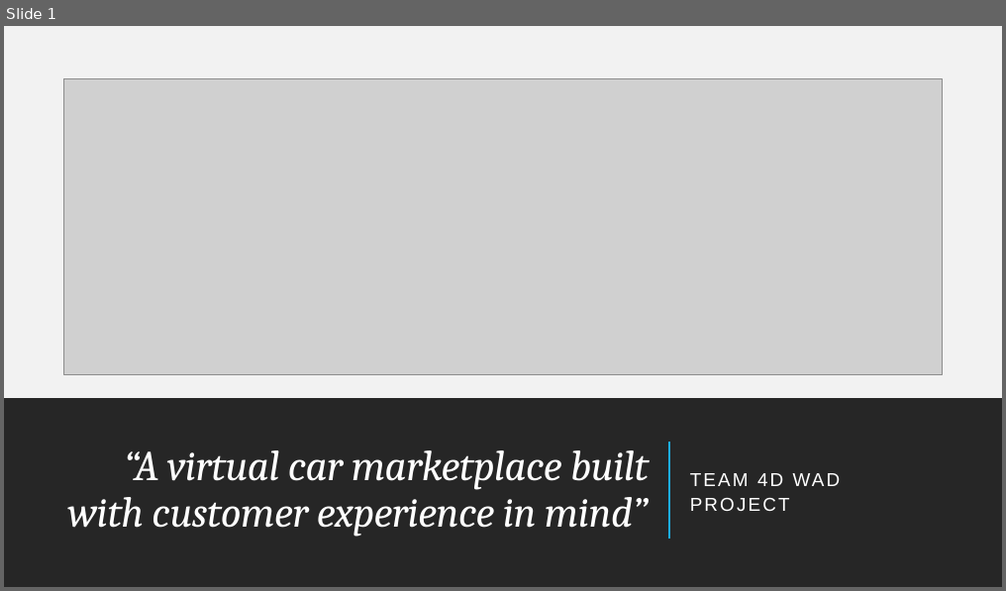
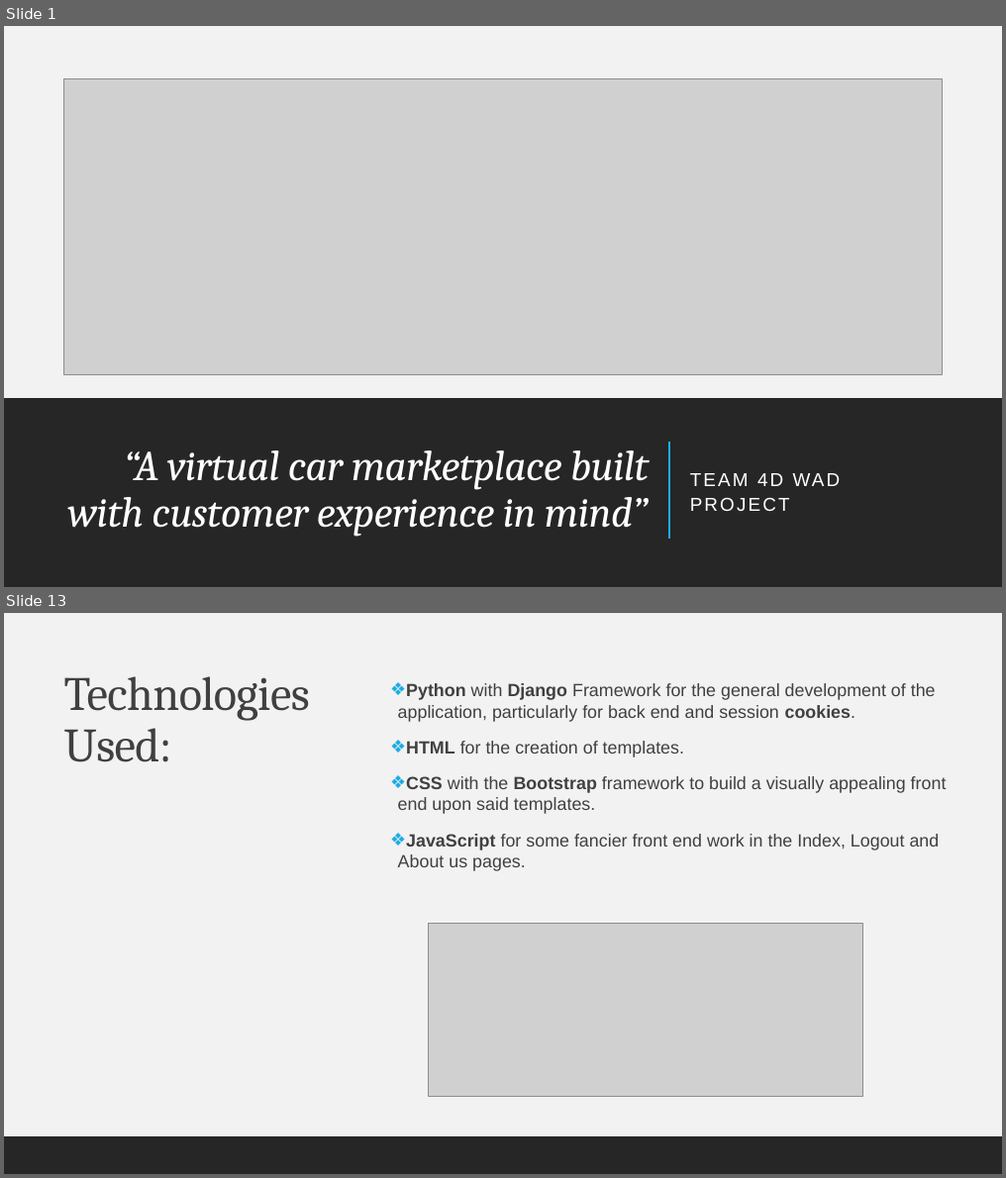
Before and after one commit to AndreiGhita2002/WAD_Car_Market, a slide deck: Presentation.pptx. Shown one above the other, each under a label of ours: slide 1 before the commit, slides 1 and 13 after it; the slides between them are not shown. The pictures are 1006x591 and 1006x1178 pixels, drawn with LibreOffice and Linux fonts; fonts in the diff are those of the drawing; grey boxes stand for pictures. Boxes give left, top, right and bottom in pixels: in the first picture for what was removed or moved away, otherwise in the second. Text is boxed around its words. In the diff, an @@ line names an element or a change of style, - is before the commit and + after.

```diff
--- a/Presentation.pptx
+++ b/Presentation.pptx
@@ slide 13 added at box(4, 613, 1002, 1174), background #F2F2F2 @@
@@ rectangle added at box(4, 613, 1002, 1174), fill #F2F2F2 @@
@@ title added at box(64, 676, 310, 762), 46 pt, text #404040 @@
+Technologies Used:
@@ text added at box(398, 683, 946, 871), 17 pt, text #404040 @@
+❖ Python with Django Framework for the general development of the application, particularly for back end and session cookies.
+❖ HTML for the creation of templates.
+❖ CSS with the Bootstrap framework to build a visually appealing front end upon said templates.
+❖ JavaScript for some fancier front end work in the Index, Logout and About us pages.
@@ picture added at box(429, 924, 862, 1096) @@
@@ rectangle added at box(4, 1137, 1002, 1174), fill #262626 @@
```
Also in this commit, not shown: 5 slides changed, 7 other slides added, 3 other files.
